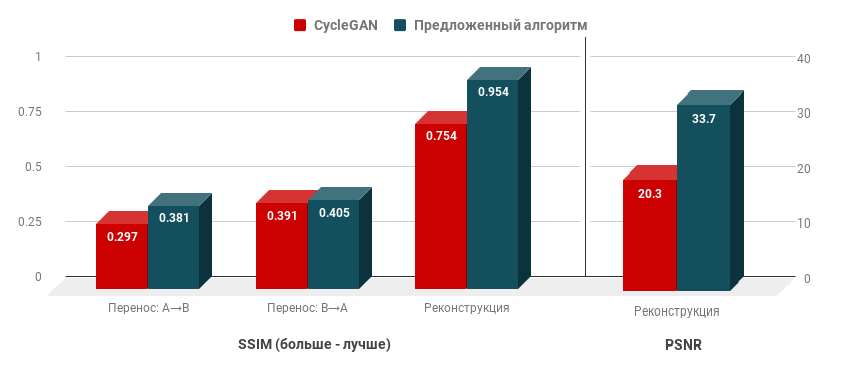
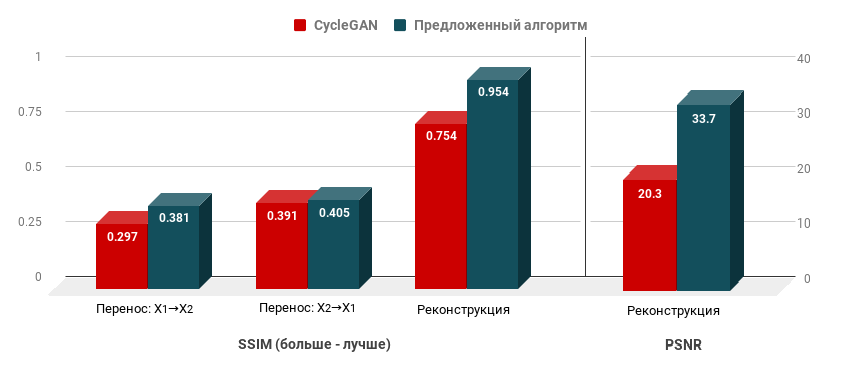
Revision of a layered (842, 371) image; what changed, layer by layer:
added layer "Реконструкция #1" above "Реконструкция" over [628, 306, 720, 318]
added layer "Реконструкция" above "Перенос: X2→X1" over [418, 305, 510, 317]
added layer "Перенос: X2→X1" above "Перенос: X1→X2" over [260, 303, 354, 315]
added layer "Перенос: X1→X2" above "ssim.png" over [97, 304, 193, 316]
painted on "ssim.png" over [109, 303, 510, 314]
painted on "psnr.png" over [635, 306, 719, 318]
